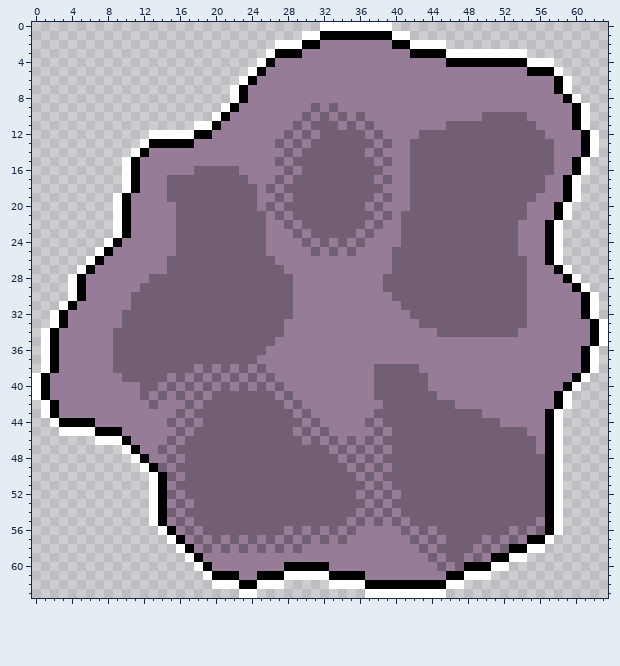
Two states of a pixel-art file, src/sprites/Asteroide-Grande.ase. Above, as it was before the edit.
64x64 pixels, 1 frame.
And afterwards:
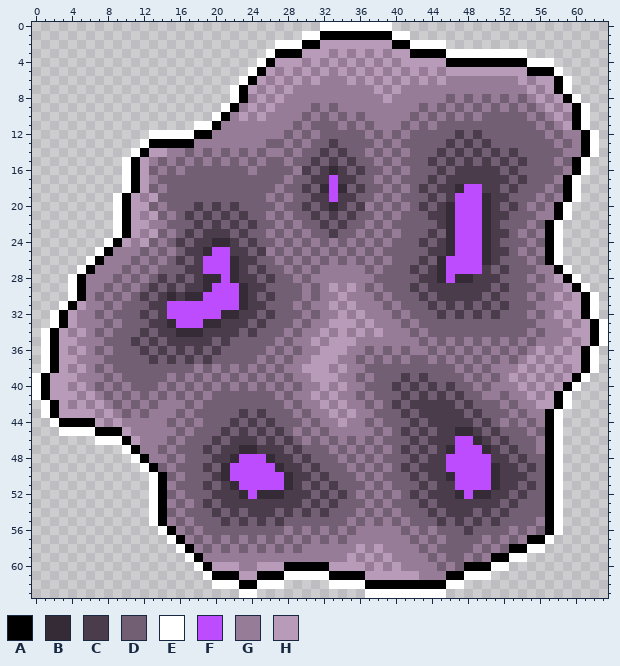
Palette (. is transparent): A #000000  B #352b36  C #4a3c4b  D #725f73  E #ffffff  F #bd4cff  G #967c97  H #b79bb8
Change:
Changed rows in their new state; - is an unchanged pixel.
first column x 2:
 2 ------------------------------HHHHHHHH----------------------
 3 ----------------------------HHH-H-H-H-HH--------------------
 4 -------------------------HHH-H-H-H-H-H-HHHHH----------------
 5 ------------------------H-H-H-H-H-H-H-H-H-H-HHHHHHHHH-------
 6 -----------------------H-H-H-H---H-H-H-H-H-H--------H-HH----
 7 ----------------------H-H-H---------H-H--------------H-H----
 8 -----------------------H-H-----------H------D-D-D-D-D-H-H---
 9 ----------------------H-H----------------D-D-D-D-D-D-D-H-H--
10 ---------------------H-H----------------D-D-D-D-------D-H---
11 ---------------------------------------D-D-D-----------D-H--
12 --------------------------------------D-D----C-C--------D---
13 ------------------------D------C-------D----C-C-C--------D--
14 -----------HH--D-D-D-D-D------C-C-----D----C-C-C-C-C----D---
15 ----------H-D-D-D-D-D-D-D----C-C-C-----D--C-C-C-C-C-C----D--
16 ----------HD-D-D-----D-DDD--C-CBC-C---D----C-CCCCC-C----D---
17 ----------H-D---------DDD----CCFCC-----D--C-CCCCCCC-C--D----
18 ----------HD-----------D----C-BFB-C---D--C-CCBFFCC-C----D---
19 ---------H-HD----------D-----CCFCC-----D--C-CFFFBCC----D----
20 ---------HHD-D--C-C-C--D----C-CBC-C---D--C-CBFFFBC-C--D-----
21 ---------H-HD--C-C-C-C-------C-C-C--------CCBFFFBCC--D------
22 ---------HH--D--C-C-C-C-D-----C-C-----D----CBFFFBC--D-D-----
23 ---------H-HD--C-CCC-C---D-----C-----D----C-BFFFBCC--D------
24 --------H-HD-DC-CCBBC-C-D-D---------D-D--C-CBFFFBC--D-D-----
25 ----------D-D--CCBFFCC-C-D-D-------D-D----CCBFFFBCC--D------
26 ---------D-D--C-CFFFBCC---D-D-D-D-D-D----C-BFFFFBC----D-----
27 --------D-D-D--CCFFFBC-C---D-D-----D-D--C-CBFFFFC-C--D------
28 -------D-D--C-C-CBBFBCC-C---D-------D----CCBFBBCCC----D-H---
29 ------D-D--C-C-CCBFFFBCC---D-D-H-H-D----C-CCCCCCC-C--D---H--
30 -----D-D--C-CBCBBFFFFBC-C--D-D--H---D----C-CCCCC-C----D-H-H-
31 ---H--D-D--CCFFFFFFFFBCC----D--H-H---D----C-C-C-C-C--D---HH-
32 --H--D-D--C-CFFFFFFBBCC-C--D-D--H-H---D----C-C-C-C----D-H-H-
33 --H---D----CCBFFFBBCCC-C--D-D--HHH-H---D-------------D---H-H
34 -H-H-D----C-CCBBBCCCC-C----D--H-H-H-H---D-D---------D-D---HH
35 -HH---D--C-C-CCCCC-C------D--H-HHH-------D-D-D-D-D-D-D---H-H
36 -H-H-D----C-C-C-C-C------D-D--HHH--D-D-D--D-D-D-D-D-D-H-H-H-
37 -HH---D----C-C-C-C------D-D--HHH--D-D-D-DD-D-D-D-D-D-H-H-HH-
38 -H-H-D-------------------D--HHH-H--D-----DDDD-D-D---H-H-H-H-
39 HHH---D-------------------D--HHH--D----C-CDDDD-D-D-H-H-H-H--
40 HH-H-D-D-D-----------------D--H-H--D--C-C-CDCDD-D---H-H-H---
41 HHH-H-D-D--------------------H-H--D----C-C-CDCDD--D--H-H----
42 -H-H-H-D-D--------------------H-H--D--C-CCCCCDCDDD-D--HH----
43 -HHHH-H-D-D----------C-C-------H-H-----C-CCCCC-CDDD-D-------
44 -----H-H------------C-C-C-------H-------C-CCCCC-C--D-D------
45 --------H----------C-C-C-C-------------C-C-CCBBC-C----D-----
46 ---------H--------C-CCC-C-C-------------C-CCCFFBC-C---------
47 -----------------C-CCBBCCC-C-----------C-C-CBFFFBC-C--------
48 ------------------CCBFFFBCC-C-----------C-CCFFFFFCC-C-------
49 -----------------C-BFFFFFBCC-C---------C-CCCFFFFFBCC-C------
50 ------------------CBFFFFFFBCC-C---------C-CCBFFFFBCCC-------
51 -----------------C-CBFFFFFBC-C-C---------C-CCFFFFBCC-C------
52 ------------------CCCBFBBBCCC-C-C-------C-CCCBFBBCC-C-------
53 -----------------C-CCCCCCCCC-C-C---------C-CCCCCCC-C--------
54 ------------------C-C-CCC-C-C-C-----------C-CCC-C-C---------
55 -------------------C-C-C-C-----------------C-C-C-C----------
56 ----------------------------------------------C-------------
58 ----------------------------------H-H-----------------------
59 ---------------------------------H-H-H----------------------
60 ------------------HHH--HHH-----HHHH-H-H---------------------
61 ---------------------HH------------HHHHHH-------------------
Changed places in both pictures, as pixel boxes (x1, y1, x2, y2):
changed: (50, 40, 590, 580)
